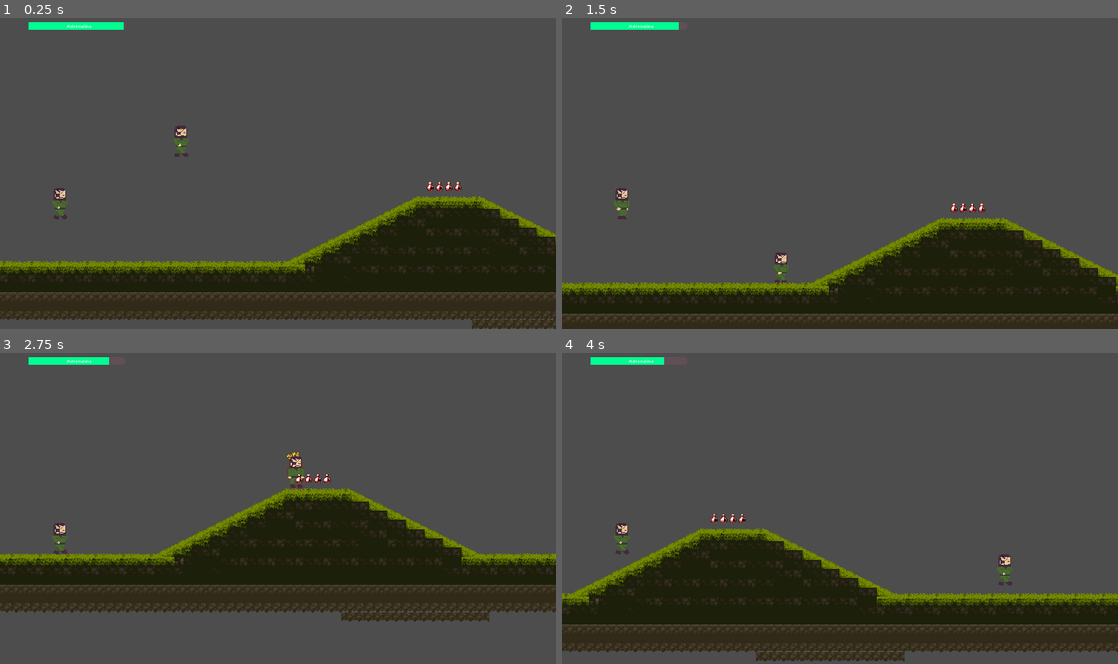
Above: before the commit, frames 1-4 (two rows, left to right).
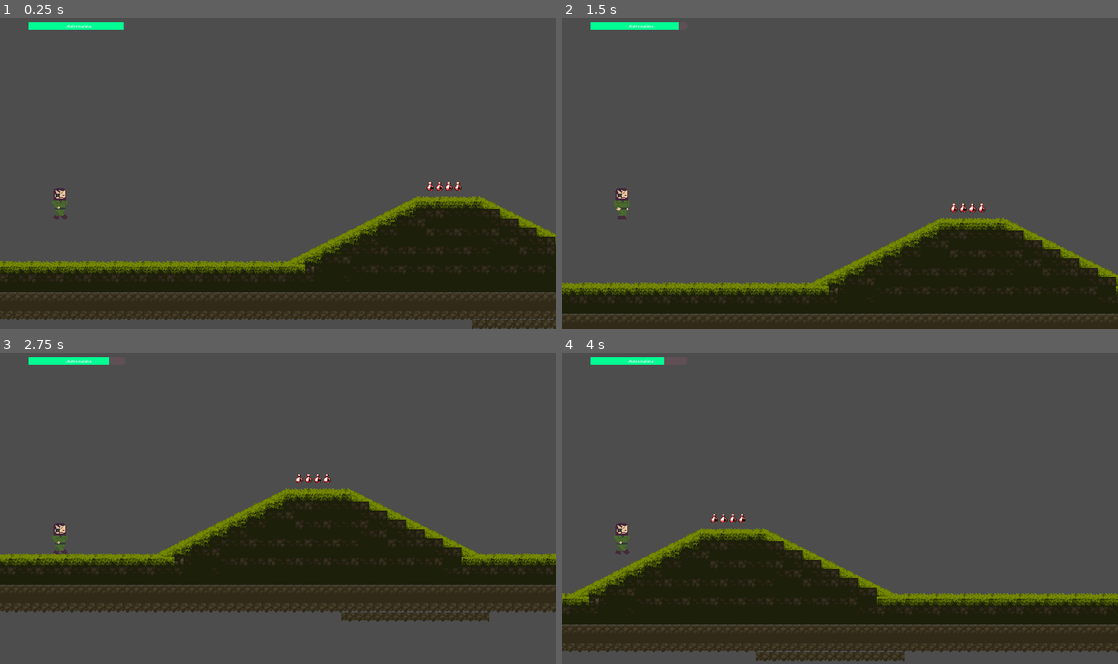
Above: after the commit, the same moments.

Repository: JuanGdev/Autum-Tavern-Game-Jam-2023
Game: Godot game, scene res://Bar_Testmap/test_bar.tscn
The game is run twice, just before and just after one commit, with the same random seed, the same clock (stepped at 60 frames per second) and the same inputs. This scene is started directly instead of the project's main scene.
Inputs:
- Up to frame 1 (0.25 s): no input
- Up to frame 2 (1.5 s): tap Enter (ui_accept) at 0.5 s; hold Right (ui_right) from 0.53 s (still down); tap Space (jump) at 0.77 s
- Up to frame 3 (2.75 s): tap Space (jump) at 1.52 s; release Right (ui_right) at 2.03 s; hold Left (ui_left) from 2.03 s (still down)
- Up to frame 4 (4 s): release Left (ui_left) at 2.78 s; hold Right (ui_right) from 2.78 s (still down); tap Space (jump) at 3.02, 3.77 s

The runs differ from the first frame. In frame 1, 0.2% of the frame differs, in the area x 31-34%, y 34-45%; in frame 2, 0.2%; in frame 3, 0.3%, in the area x 51-55%, y 31-44%; in frame 4, 0.2%.

Commit message:
removed double snake

Diff:
--- a/Bar_Testmap/test_bar.tscn
+++ b/Bar_Testmap/test_bar.tscn
@@ -1485,9 +1485,6 @@
 [node name="Daredevil" parent="Node2D" instance=ExtResource("2_83b7c")]
 position = Vector2(-776, 348)
 
-[node name="Daredevil" parent="Node2D/Daredevil" instance=ExtResource("2_83b7c")]
-position = Vector2(207, -131)
-
 [node name="TileMap" type="TileMap" parent="Node2D"]
 y_sort_enabled = true
 tile_set = SubResource("TileSet_5he67")
Not shown: 1 places in Bar_Testmap/test_bar.tscn that only renumber resources
Not shown: 1 places in debug_physics_test_map/test_map.tscn that only renumber resources
